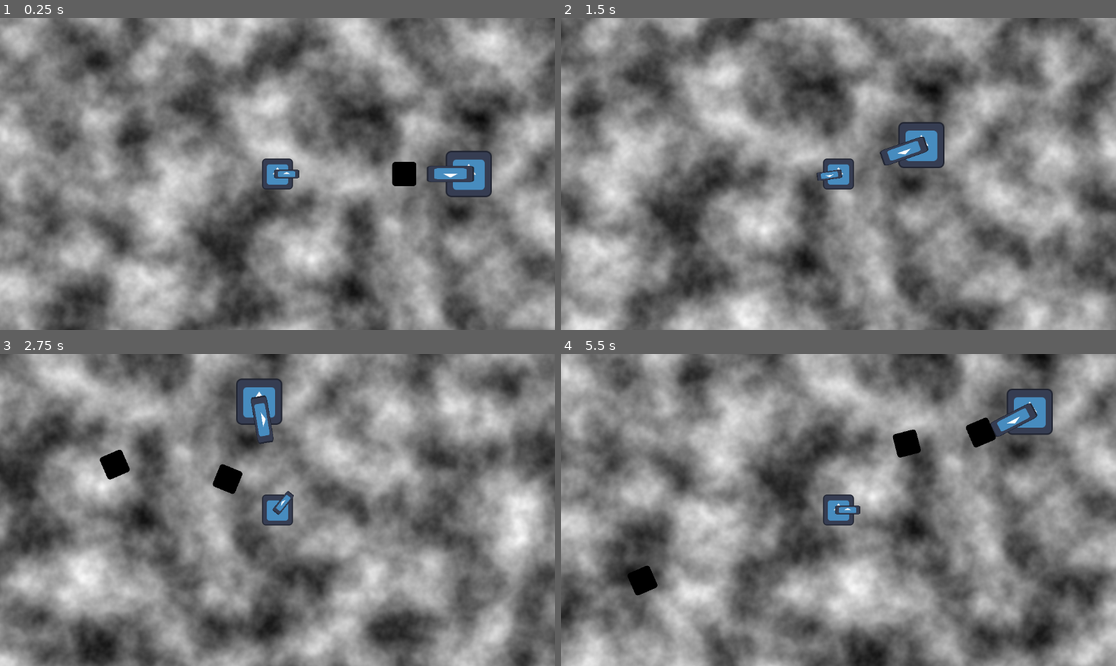
Above: before the commit, frames 1-4 (two rows, left to right).
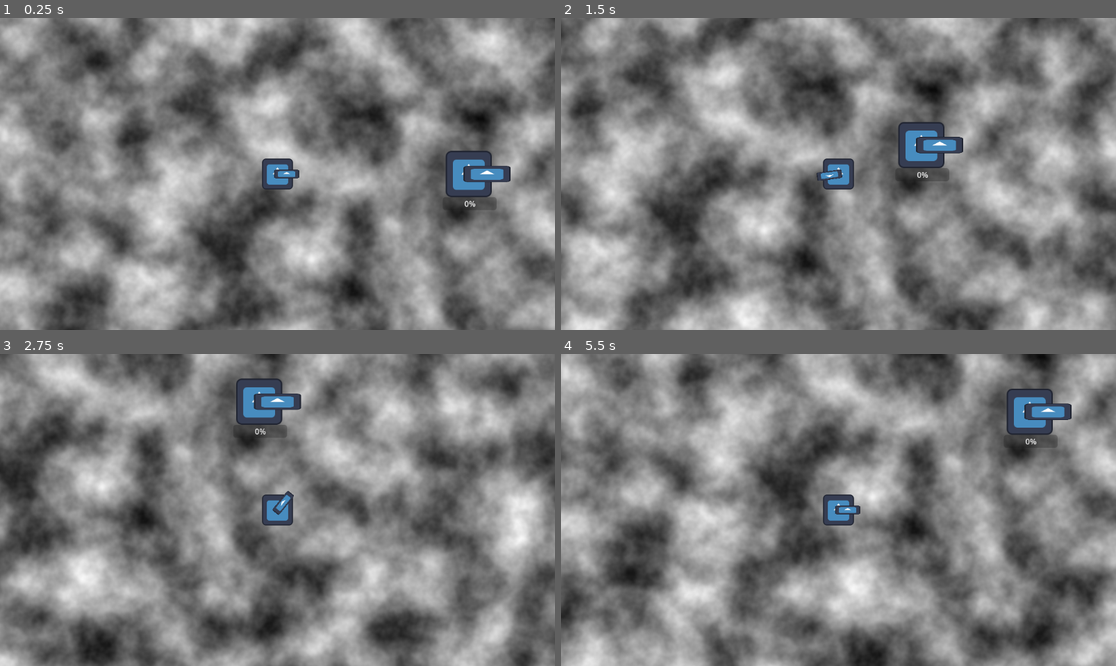
Above: after the commit, the same moments.

Repository: jacobartis/Tower-of-the-Time-Lich
Game: Godot game, scene res://world.tscn
Two runs of this game, one before a commit and one after it. Both use one fixed random seed, a clock stepped at 60 frames per second and the inputs below. The engine's default icon, where the game draws it, is replaced by a stand-in: a white triangle on a blue panel in a dark square.
Inputs (mouse positions are in pixels of both pictures, inside the frame that each line leads up to):
- Up to frame 1 (0.25 s): no input
- Up to frame 2 (1.5 s): move the mouse to (960, 158) at 0.52 s; hold D (player_right) 0.53-1.28 s; move the mouse to (727, 189) at 1.27 s; hold S (player_down) from 1.28 s (still down)
- Up to frame 3 (2.75 s): move the mouse to (333, 441) at 2.02 s; release S (player_down) at 2.03 s; hold D (player_right) from 2.03 s (still down)
- Up to frame 4 (5.5 s): move the mouse to (810, 572) at 2.77 s; release D (player_right) at 2.78 s; hold W (player_up) 2.78-3.53 s; move the mouse to (1005, 556) at 3.52 s; hold A (player_left) 3.53-5.03 s; move the mouse to (672, 463) at 4.27 s; move the mouse to (866, 510) at 5.02 s; hold S (player_down) from 5.03 s (still down)

The runs differ from the first frame. In frame 1, 1.0% of the frame differs, in the area x 70-92%, y 46-62%; in frame 2, 0.7%; in frame 3, 1.3%; in frame 4, 1.7%, in the area x 12-92%, y 15-78%.

Commit message:
Created enemy and player projectiles, added health system to turrets.

Diff:
--- a/scenes/enemies/turret.gd
+++ /dev/null
@@ -1,18 +0,0 @@
-extends StaticBody2D
-
-const PROJECTILE = preload("res://scenes/projectiles/projectile.tscn")
-
-@onready var timer = $Timer
-
-func _process(delta):
-	%Turret.look_at(get_tree().get_first_node_in_group("player").global_position)
-	if timer.is_stopped():
-		attack()
-
-func attack():
-	print("bang")
-	var inst = PROJECTILE.instantiate()
-	inst.global_transform = %ProjSpawn.global_transform
-	inst.velocity = Vector2.RIGHT.rotated(inst.rotation)*200
-	get_tree().get_first_node_in_group("world").add_child(inst)
-	timer.start(.75)
--- a/scenes/enemies/turret.tscn
+++ b/scenes/enemies/turret.tscn
@@ -1,8 +1,11 @@
-[gd_scene load_steps=6 format=3 uid="uid://bfehmhlupl3b6"]
+[gd_scene load_steps=12 format=3 uid="uid://bfehmhlupl3b6"]
 
-[ext_resource type="Script" path="res://scenes/enemies/turret.gd" id="1_fwfpf"]
+[ext_resource type="Script" path="res://scripts/enemies/turret.gd" id="1_7f3v3"]
 [ext_resource type="Script" path="res://scripts/entity components/hurtbox_component.gd" id="1_kkc2u"]
 [ext_resource type="Texture2D" uid="uid://dydrn18skchfq" path="res://icon.svg" id="2_ruug7"]
+[ext_resource type="Script" path="res://scripts/entity components/hit_handler_component.gd" id="4_46gxl"]
+[ext_resource type="Script" path="res://scripts/entity components/health_component.gd" id="5_g3i5k"]
+[ext_resource type="Script" path="res://scripts/entity components/health_bar_component.gd" id="6_r7cvk"]
 
 [sub_resource type="RectangleShape2D" id="RectangleShape2D_jfw1l"]
 size = Vector2(90, 92)
@@ -10,8 +13,85 @@
 [sub_resource type="RectangleShape2D" id="RectangleShape2D_mvl2d"]
 size = Vector2(94, 96)
 
+[sub_resource type="Animation" id="Animation_jor1b"]
+resource_name = "death"
+tracks/0/type = "method"
+tracks/0/imported = false
+tracks/0/enabled = true
+tracks/0/path = NodePath(".")
+tracks/0/interp = 1
+tracks/0/loop_wrap = true
+tracks/0/keys = {
+"times": PackedFloat32Array(0, 1),
+"transitions": PackedFloat32Array(1, 1),
+"values": [{
+"args": [false],
+"method": &"set_process"
+}, {
+"args": [],
+"method": &"queue_free"
+}]
+}
+tracks/1/type = "value"
+tracks/1/imported = false
+tracks/1/enabled = true
+tracks/1/path = NodePath("CollisionShape2D:disabled")
+tracks/1/interp = 1
+tracks/1/loop_wrap = true
+tracks/1/keys = {
+"times": PackedFloat32Array(0),
+"transitions": PackedFloat32Array(1),
+"update": 1,
+"values": [true]
+}
+tracks/2/type = "value"
+tracks/2/imported = false
+tracks/2/enabled = true
+tracks/2/path = NodePath(".:modulate")
+tracks/2/interp = 1
+tracks/2/loop_wrap = true
+tracks/2/keys = {
+"times": PackedFloat32Array(0, 1),
+"transitions": PackedFloat32Array(1, 1),
+"update": 0,
+"values": [Color(1, 1, 1, 1), Color(1, 1, 1, 0)]
+}
+
+[sub_resource type="Animation" id="Animation_i5ckd"]
+length = 0.001
+tracks/0/type = "value"
+tracks/0/imported = false
+tracks/0/enabled = true
+tracks/0/path = NodePath("CollisionShape2D:disabled")
+tracks/0/interp = 1
+tracks/0/loop_wrap = true
+tracks/0/keys = {
+"times": PackedFloat32Array(0),
+"transitions": PackedFloat32Array(1),
+"update": 1,
+"values": [false]
+}
+tracks/1/type = "value"
+tracks/1/imported = false
+tracks/1/enabled = true
+tracks/1/path = NodePath(".:modulate")
+tracks/1/interp = 1
+tracks/1/loop_wrap = true
+tracks/1/keys = {
+"times": PackedFloat32Array(0),
+"transitions": PackedFloat32Array(1),
+"update": 0,
+"values": [Color(1, 1, 1, 1)]
+}
+
+[sub_resource type="AnimationLibrary" id="AnimationLibrary_lnati"]
+_data = {
+"RESET": SubResource("Animation_i5ckd"),
+"death": SubResource("Animation_jor1b")
+}
+
 [node name="TurretBase" type="StaticBody2D"]
-script = ExtResource("1_fwfpf")
+script = ExtResource("1_7f3v3")
 
 [node name="CollisionShape2D" type="CollisionShape2D" parent="."]
 shape = SubResource("RectangleShape2D_jfw1l")
@@ -40,3 +120,26 @@
 
 [node name="Timer" type="Timer" parent="."]
 one_shot = true
+
+[node name="HitHandlerComponent" type="Node" parent="." node_paths=PackedStringArray("health_component")]
+script = ExtResource("4_46gxl")
+health_component = NodePath("../HealthComponent")
+
+[node name="HealthComponent" type="Node" parent="."]
+script = ExtResource("5_g3i5k")
+
+[node name="AnimationPlayer" type="AnimationPlayer" parent="."]
+libraries = {
+"": SubResource("AnimationLibrary_lnati")
+}
+
+[node name="HealthBarComponent" type="ProgressBar" parent="." node_paths=PackedStringArray("health_component")]
+offset_left = -54.0
+offset_top = 48.0
+offset_right = 58.0
+offset_bottom = 75.0
+script = ExtResource("6_r7cvk")
+health_component = NodePath("../HealthComponent")
+
+[connection signal="hit" from="HurtBoxComponent" to="HitHandlerComponent" method="handle_hit"]
+[connection signal="dead" from="HealthComponent" to="AnimationPlayer" method="play" binds= ["death"]]
--- a/scenes/player/player.tscn
+++ b/scenes/player/player.tscn
@@ -22,12 +22,15 @@
 
 [node name="HurtboxComponent" type="Area2D" parent="."]
 script = ExtResource("2_1q10r")
+player_hitbox = true
+enemy_hitbox = false
 
 [node name="CollisionShape2D" type="CollisionShape2D" parent="HurtboxComponent"]
 shape = SubResource("RectangleShape2D_i35ml")
 
-[node name="HitHandlerComponent" type="Node" parent="."]
+[node name="HitHandlerComponent" type="Node" parent="." node_paths=PackedStringArray("health_component")]
 script = ExtResource("3_q3ky6")
+health_component = NodePath("../HealthComponent")
 
 [node name="HealthComponent" type="Node" parent="."]
 script = ExtResource("4_nda1r")
@@ -47,4 +50,3 @@
 [node name="Camera2D" type="Camera2D" parent="."]
 
 [connection signal="hit" from="HurtboxComponent" to="HitHandlerComponent" method="handle_hit"]
-[connection signal="damage" from="HitHandlerComponent" to="HealthComponent" method="take_damage"]
--- /dev/null
+++ b/scenes/projectiles/enemy_projectile.tscn
@@ -0,0 +1,43 @@
+[gd_scene load_steps=9 format=3 uid="uid://bdg2ep4oaaovp"]
+
+[ext_resource type="Script" path="res://scripts/projectiles/projectile.gd" id="1_0nqaj"]
+[ext_resource type="Script" path="res://scripts/entity components/hit_box_component.gd" id="2_ipdj7"]
+[ext_resource type="Texture2D" uid="uid://dydrn18skchfq" path="res://icon.svg" id="3_juni4"]
+[ext_resource type="Script" path="res://scripts/attacks/attack_component.gd" id="4_guieo"]
+[ext_resource type="Script" path="res://scripts/attacks/attack_info.gd" id="5_g3f1c"]
+
+[sub_resource type="CircleShape2D" id="CircleShape2D_miww4"]
+radius = 16.7631
+
+[sub_resource type="CircleShape2D" id="CircleShape2D_rsyrq"]
+radius = 27.074
+
+[sub_resource type="Resource" id="Resource_kxivi"]
+script = ExtResource("5_g3f1c")
+damage = 5.0
+
+[node name="Projectile" type="CharacterBody2D"]
+collision_layer = 0
+collision_mask = 0
+script = ExtResource("1_0nqaj")
+
+[node name="CollisionShape2D" type="CollisionShape2D" parent="."]
+shape = SubResource("CircleShape2D_miww4")
+
+[node name="HitBoxComponent" type="Area2D" parent="."]
+script = ExtResource("2_ipdj7")
+
+[node name="CollisionShape2D" type="CollisionShape2D" parent="HitBoxComponent"]
+shape = SubResource("CircleShape2D_rsyrq")
+
+[node name="Sprite2D" type="Sprite2D" parent="."]
+modulate = Color(0, 0, 0, 1)
+scale = Vector2(0.390625, 0.390625)
+texture = ExtResource("3_juni4")
+
+[node name="AttackComponent" type="Node" parent="."]
+script = ExtResource("4_guieo")
+info = SubResource("Resource_kxivi")
+
+[connection signal="hurtbox_hit" from="HitBoxComponent" to="." method="_on_hit_box_component_hurtbox_hit"]
+[connection signal="hurtbox_hit" from="HitBoxComponent" to="AttackComponent" method="apply_hit"]
--- a/scenes/projectiles/projectile.tscn
+++ b/scenes/projectiles/player_projectile.tscn
@@ -1,10 +1,10 @@
-[gd_scene load_steps=9 format=3 uid="uid://bdg2ep4oaaovp"]
+[gd_scene load_steps=9 format=3 uid="uid://b1si7u08t730d"]
 
-[ext_resource type="Script" path="res://scripts/projectiles/projectile.gd" id="1_7wd1k"]
-[ext_resource type="Texture2D" uid="uid://dydrn18skchfq" path="res://icon.svg" id="1_i0yd4"]
-[ext_resource type="Script" path="res://scripts/entity components/hit_box_component.gd" id="2_75boc"]
-[ext_resource type="Script" path="res://scripts/attacks/attack_component.gd" id="4_pqu08"]
-[ext_resource type="Script" path="res://scripts/attacks/attack_info.gd" id="5_f2jcm"]
+[ext_resource type="Script" path="res://scripts/projectiles/projectile.gd" id="1_jvvej"]
+[ext_resource type="Script" path="res://scripts/entity components/hit_box_component.gd" id="2_0xawr"]
+[ext_resource type="Texture2D" uid="uid://dydrn18skchfq" path="res://icon.svg" id="3_85b6w"]
+[ext_resource type="Script" path="res://scripts/attacks/attack_component.gd" id="4_iqyrx"]
+[ext_resource type="Script" path="res://scripts/attacks/attack_info.gd" id="5_rbthv"]
 
 [sub_resource type="CircleShape2D" id="CircleShape2D_miww4"]
 radius = 16.7631
@@ -13,19 +13,21 @@
 radius = 27.074
 
 [sub_resource type="Resource" id="Resource_kxivi"]
-script = ExtResource("5_f2jcm")
+script = ExtResource("5_rbthv")
 damage = 5.0
 
 [node name="Projectile" type="CharacterBody2D"]
 collision_layer = 0
 collision_mask = 0
-script = ExtResource("1_7wd1k")
+script = ExtResource("1_jvvej")
 
 [node name="CollisionShape2D" type="CollisionShape2D" parent="."]
 shape = SubResource("CircleShape2D_miww4")
 
 [node name="HitBoxComponent" type="Area2D" parent="."]
-script = ExtResource("2_75boc")
+script = ExtResource("2_0xawr")
+hit_players = false
+hit_enemies = true
 
 [node name="CollisionShape2D" type="CollisionShape2D" parent="HitBoxComponent"]
 shape = SubResource("CircleShape2D_rsyrq")
Not shown: 1 places in scenes/projectiles/player_projectile.tscn that only renumber resources
